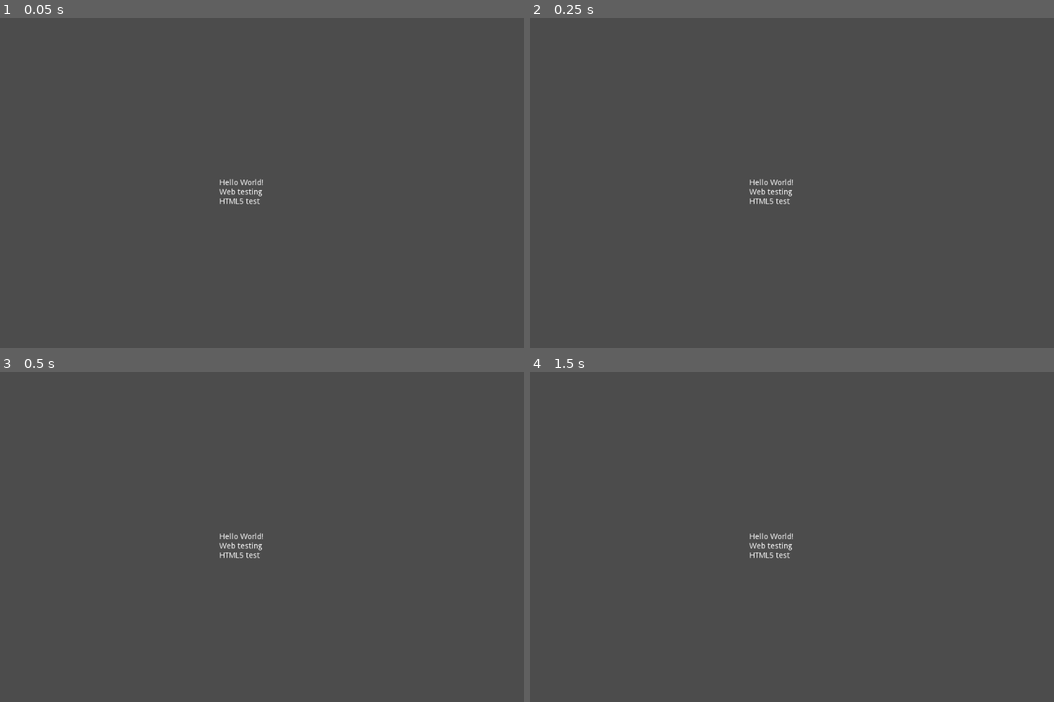
Above: before the commit, frames 1-4 (two rows, left to right).
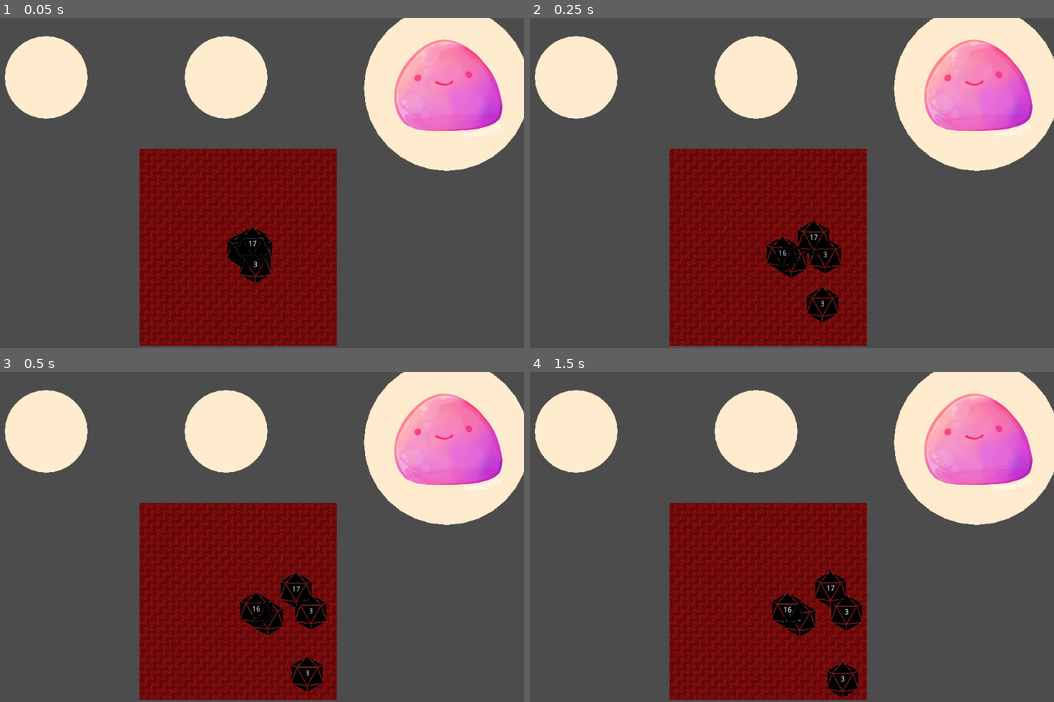
Above: after the commit, the same moments.

Repository: JayAiJoe/LastHit
Game: Godot game, scene res://src/General/Test Scene.tscn
Two runs of this game, one before a commit and one after it. Both use one fixed random seed, a clock stepped at 60 frames per second and the inputs below. Before the commit the project starts from res://src/UI/MainUI.tscn.
Inputs (mouse positions are in pixels of both pictures, inside the frame that each line leads up to):
- Up to frame 1 (0.05 s): no input
- Up to frame 2 (0.25 s): no input
- Up to frame 3 (0.5 s): no input
- Up to frame 4 (1.5 s): tap Enter at 0.5 s; move the mouse to (896, 520) at 0.52 s; press the mouse at (896, 520) at 0.53 s; release the mouse at (896, 520) at 1.25 s; drag from (661, 553) to (744, 603) at 1.27 s

The runs differ from the first frame. In frame 1, 41% of the frame differs, in the area x 0-100%, y 0-100%; in frame 2, 41%; in frame 3, 41%; in frame 4, 41%.

Commit message:
Dice base behavior

Diff:
--- a/project/project.godot
+++ b/project/project.godot
@@ -11,12 +11,20 @@
 [application]
 
 config/name="LastHitWonder"
-run/main_scene="res://src/UI/MainUI.tscn"
+run/main_scene="res://src/General/Test Scene.tscn"
 config/icon="res://icon.png"
 
 [editor_plugins]
 
 enabled=PoolStringArray( "res://addons/gut/plugin.cfg" )
+
+[input]
+
+left_click={
+"deadzone": 0.5,
+"events": [ Object(InputEventMouseButton,"resource_local_to_scene":false,"resource_name":"","device":-1,"alt":false,"shift":false,"control":false,"meta":false,"command":false,"button_mask":0,"position":Vector2( 0, 0 ),"global_position":Vector2( 0, 0 ),"factor":1.0,"button_index":1,"pressed":false,"doubleclick":false,"script":null)
+ ]
+}
 
 [physics]
 
--- /dev/null
+++ b/project/src/Dice/Dice.gd
@@ -0,0 +1,53 @@
+extends Node2D
+
+var selected = false
+var rest_point
+var rest_nodes = []
+var value = -1
+var index = -1
+
+onready var tray = get_parent()
+
+
+func _ready():
+	randomize()
+	rest_nodes = get_tree().get_nodes_in_group("DropZones")
+	value = roll(1,20)
+	$Number.text = str(value)
+
+func roll(minimum, maximum):
+	var res = randi() % (maximum-minimum+1) + minimum
+	return res
+
+
+func _on_Area2D_input_event(viewport, event, shape_idx):
+	if Input.is_action_pressed("left_click"):
+		for item in get_tree().get_nodes_in_group("Draggables"):
+			if item.index != index:
+				item.selected = false
+		if tray.selected_dice == null:
+			tray.selected_dice = self
+			selected = true
+
+func _physics_process(delta):
+	if selected:
+		global_position = lerp(global_position, get_global_mouse_position(), 30*delta)
+		var angle = (get_global_mouse_position() - global_position).normalized().angle()
+		if angle != 0:
+			rotation = lerp_angle(rotation, angle, 0.1)
+	else:
+		global_position = lerp(global_position, rest_point, 5*delta)
+		#rotation = lerp_angle(rotation, 0, 5*delta)
+
+func _input(event):
+	if event is InputEventMouseButton:
+		if event.button_index == BUTTON_LEFT and not event.pressed:
+
+			if tray.selected_dice != null and tray.selected_dice.index == index:
+				tray.selected_dice = null
+				selected = false
+
+			#for node in rest_nodes:
+			#	var distance = global_position.distance_to(node.global_position)
+			#	if distance <= node.radius:
+			#		rest_point = node.global_position
--- /dev/null
+++ b/project/src/Dice/Dice.tscn
@@ -0,0 +1,33 @@
+[gd_scene load_steps=4 format=2]
+
+[ext_resource path="res://src/Dice/Dice.gd" type="Script" id=1]
+[ext_resource path="res://src/Assets/d20.png" type="Texture" id=2]
+
+[sub_resource type="RectangleShape2D" id=1]
+extents = Vector2( 32, 32 )
+
+[node name="Dice" type="Node2D" groups=["Draggables"]]
+script = ExtResource( 1 )
+
+[node name="Sprite" type="Sprite" parent="."]
+position = Vector2( 1.19209e-07, -1.19209e-07 )
+scale = Vector2( 0.227778, 0.227778 )
+texture = ExtResource( 2 )
+
+[node name="Area2D" type="Area2D" parent="."]
+
+[node name="CollisionShape2D" type="CollisionShape2D" parent="Area2D"]
+shape = SubResource( 1 )
+
+[node name="Number" type="Label" parent="."]
+margin_left = -10.0
+margin_top = -8.0
+margin_right = 10.0
+margin_bottom = 7.0
+text = "20"
+align = 1
+__meta__ = {
+"_edit_use_anchors_": false
+}
+
+[connection signal="input_event" from="Area2D" to="." method="_on_Area2D_input_event"]
--- /dev/null
+++ b/project/src/Dice/DiceTray.gd
@@ -0,0 +1,25 @@
+extends Node2D
+
+var Dice = preload("res://src/Dice/Dice.tscn")
+var radius = 75
+var d_num = 5
+var selected_dice = null
+var entered = false
+
+func _ready():
+	for i in range(d_num):
+		var dice = Dice.instance()
+		dice.index = i
+		dice.rest_point = global_position + Vector2(randi()%250-90, randi()%250-90)
+		add_child(dice)
+
+func _process(delta):
+	if Input.is_mouse_button_pressed(BUTTON_LEFT):
+		if selected_dice != null and entered:
+				selected_dice.rest_point = get_global_mouse_position()
+
+func _on_Area2D_mouse_entered():
+	entered = true
+
+func _on_Area2D_mouse_exited():
+	entered = false
--- /dev/null
+++ b/project/src/Dice/DiceTray.tscn
@@ -0,0 +1,22 @@
+[gd_scene load_steps=4 format=2]
+
+[ext_resource path="res://src/Assets/felt.jpg" type="Texture" id=2]
+[ext_resource path="res://src/Dice/DiceTray.gd" type="Script" id=3]
+
+[sub_resource type="RectangleShape2D" id=1]
+extents = Vector2( 120, 120 )
+
+[node name="DiceTray" type="Node2D"]
+script = ExtResource( 3 )
+
+[node name="Sprite" type="Sprite" parent="."]
+scale = Vector2( 0.35, 0.35 )
+texture = ExtResource( 2 )
+
+[node name="Area2D" type="Area2D" parent="."]
+
+[node name="CollisionShape2D" type="CollisionShape2D" parent="Area2D"]
+shape = SubResource( 1 )
+
+[connection signal="mouse_entered" from="Area2D" to="." method="_on_Area2D_mouse_entered"]
+[connection signal="mouse_exited" from="Area2D" to="." method="_on_Area2D_mouse_exited"]
--- /dev/null
+++ b/project/src/Encounters/EncounterBase.gd
@@ -0,0 +1,11 @@
+extends Node2D
+
+var zone_radius = 50
+
+func _ready():
+	set_zone_radius(150)
+
+func set_zone_radius(radius):
+	zone_radius = radius
+	$DropZone.radius = radius
+	$DropZone.update()
--- /dev/null
+++ b/project/src/Encounters/EncounterBase.tscn
@@ -0,0 +1,15 @@
+[gd_scene load_steps=4 format=2]
+
+[ext_resource path="res://src/Encounters/EncounterBase.gd" type="Script" id=1]
+[ext_resource path="res://src/General/DropZone.tscn" type="PackedScene" id=2]
+[ext_resource path="res://src/Assets/slime.png" type="Texture" id=3]
+
+[node name="EncounterBase" type="Node2D"]
+script = ExtResource( 1 )
+
+[node name="DropZone" parent="." instance=ExtResource( 2 )]
+
+[node name="Sprite" type="Sprite" parent="."]
+position = Vector2( 0, -20 )
+scale = Vector2( 0.276983, 0.276983 )
+texture = ExtResource( 3 )
--- /dev/null
+++ b/project/src/General/DropZone.gd
@@ -0,0 +1,17 @@
+extends Position2D
+
+var radius = 75
+
+func _ready():
+	pass
+
+func _draw():
+	draw_circle(Vector2.ZERO, radius, Color.blanchedalmond)
+
+func select():
+	for child in get_tree().get_nodes_in_group("DropZones"):
+		child.deselect()
+	modulate = Color.webmaroon
+
+func deselect():
+	modulate = Color.white
--- /dev/null
+++ b/project/src/General/DropZone.tscn
@@ -0,0 +1,6 @@
+[gd_scene load_steps=2 format=2]
+
+[ext_resource path="res://src/General/DropZone.gd" type="Script" id=1]
+
+[node name="DropZone" type="Position2D" groups=["DropZones"]]
+script = ExtResource( 1 )
--- /dev/null
+++ b/project/src/General/Test Scene.tscn
@@ -0,0 +1,19 @@
+[gd_scene load_steps=4 format=2]
+
+[ext_resource path="res://src/General/DropZone.tscn" type="PackedScene" id=1]
+[ext_resource path="res://src/Dice/DiceTray.tscn" type="PackedScene" id=2]
+[ext_resource path="res://src/Encounters/EncounterBase.tscn" type="PackedScene" id=3]
+
+[node name="Test Scene" type="Node2D"]
+
+[node name="DropZone2" parent="." instance=ExtResource( 1 )]
+position = Vector2( 158, 108 )
+
+[node name="DropZone" parent="." instance=ExtResource( 1 )]
+position = Vector2( 484, 108 )
+
+[node name="EncounterBase" parent="." instance=ExtResource( 3 )]
+position = Vector2( 884, 128 )
+
+[node name="DiceTray" parent="." instance=ExtResource( 2 )]
+position = Vector2( 506, 417 )
--- /dev/null
+++ b/project/test/unit/test_dice.gd
@@ -0,0 +1,14 @@
+extends "res://addons/gut/test.gd"
+
+var Dice = load("res://src/Dice/Dice.gd")
+var _dice = null
+
+func before_each():
+	_dice = Dice.new()
+
+func after_each():
+	_dice.free()
+
+func test_roll():
+	var res = _dice.roll(1,20)
+	assert_true(res>0 and res <21, "roll should be 1-20")
--- /dev/null
+++ b/project/test/unit/test_encounter_base.gd
@@ -0,0 +1,10 @@
+extends "res://addons/gut/test.gd"
+
+var Encounter = load("res://src/Encounters/EncounterBase.gd")
+var _encounter = null
+
+func before_each():
+	_encounter = Encounter.new()
+
+func after_each():
+	_encounter.free()
Binary file added: project/src/Assets/d20.png
Not shown, added: project/src/Assets/d20.png.import
Binary file added: project/src/Assets/felt.jpg
Not shown, added: project/src/Assets/felt.jpg.import
Binary file added: project/src/Assets/slime.png
Not shown, added: project/src/Assets/slime.png.import
